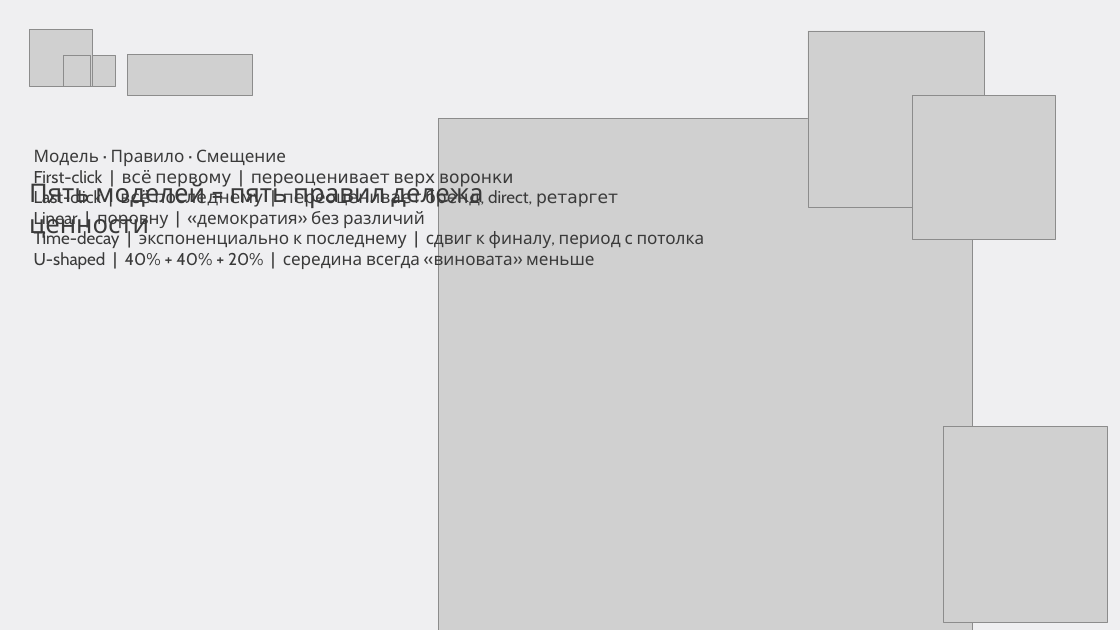
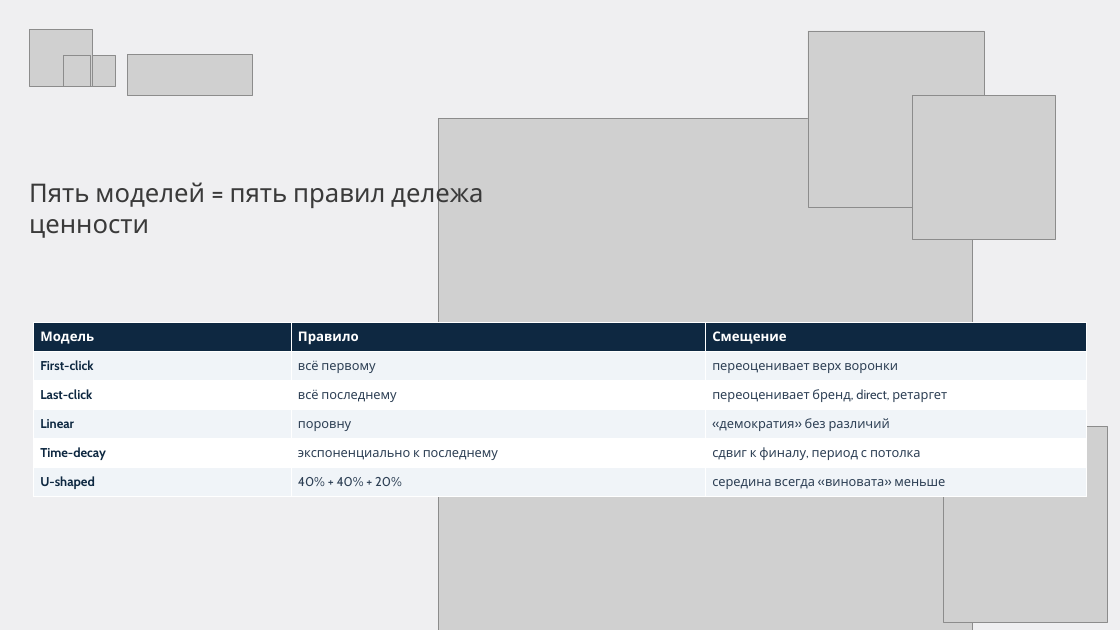
Before and after one commit to gavnukkk97/analytics-lectures, a slide deck: slide 39 of Драфт/маркетинговая-аналитика/presentations/Лекция 03 — Каналы и атрибуция (модули 3–4).pptx (slide 19 before the commit). Drawn at 1120x630 pixels with LibreOffice and Linux fonts; fonts in the diff are those of the drawing; grey boxes stand for pictures; background and template pictures are left out. Boxes give left, top, right and bottom in pixels: in the first picture for what was removed or moved away, otherwise in the second. Text is boxed around its words. In the diff, an @@ line names an element or a change of style, - is before the commit and + after.

```diff
--- a/Драфт/маркетинговая-аналитика/presentations/Лекция 03 — Каналы и атрибуция (модули 3–4).pptx
+++ b/Драфт/маркетинговая-аналитика/presentations/Лекция 03 — Каналы и атрибуция (модули 3–4).pptx
@@ text removed at <box>34,149,705,270</box> @@
-Модель · Правило · Смещение
-First-click | всё первому | переоценивает верх воронки
-Last-click | всё последнему | переоценивает бренд, direct, ретаргет
-Linear | поровну | «демократия» без различий
-Time-decay | экспоненциально к последнему | сдвиг к финалу, период с потолка
-U-shaped | 40% + 40% + 20% | середина всегда «виновата» меньше
@@ table added at <box>34,322,1086,497</box>, 6 rows, 3 columns @@
+Модель | Правило | Смещение
+First-click | всё первому | переоценивает верх воронки
+Last-click | всё последнему | переоценивает бренд, direct, ретаргет
+Linear | поровну | «демократия» без различий
+Time-decay | экспоненциально к последнему | сдвиг к финалу, период с потолка
+U-shaped | 40% + 40% + 20% | середина всегда «виновата» меньше
```
Also in this commit, not shown: 24 other slides changed, 33 slides added, 10 slides removed, 24 other files.
